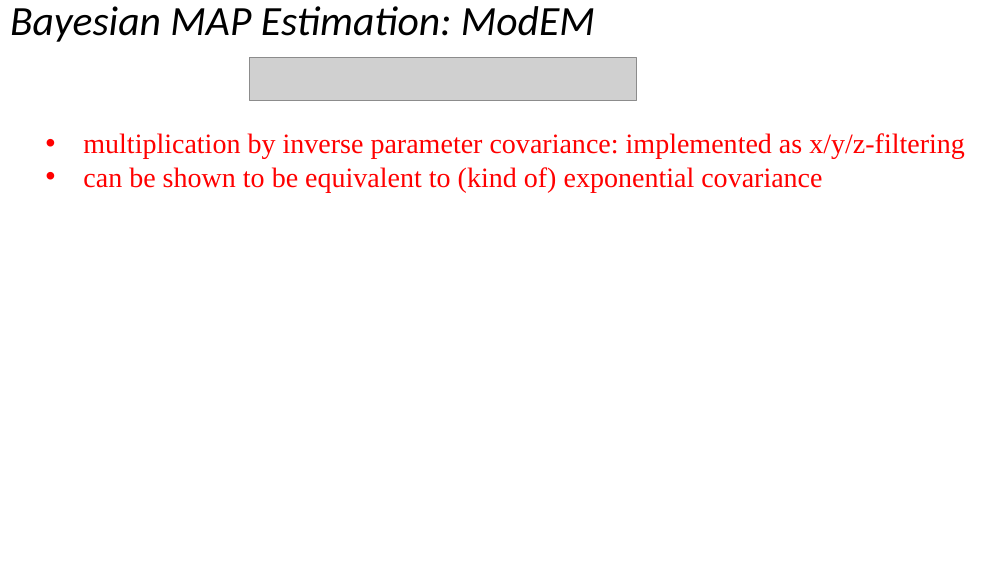
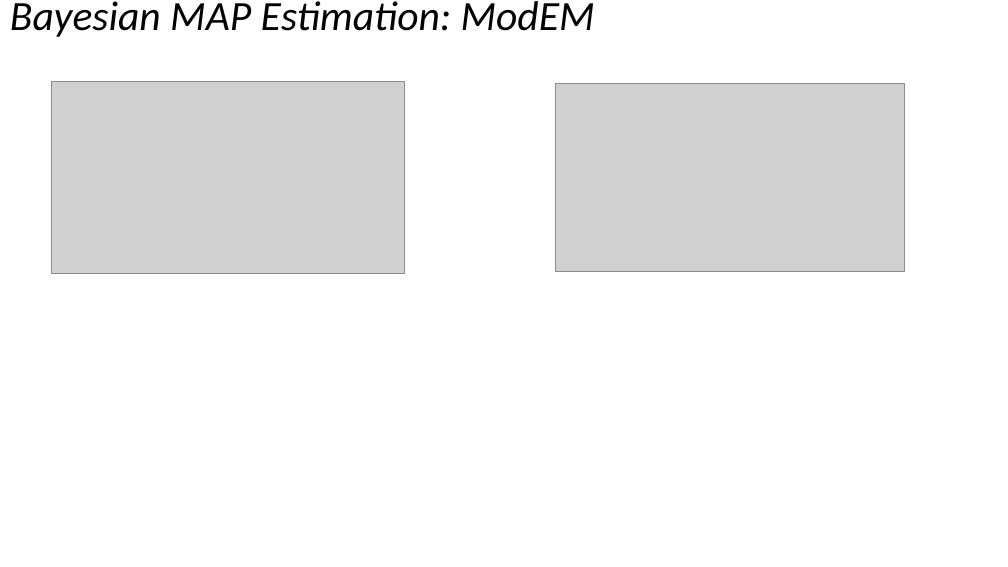
Before and after one commit to volkerrath/JacoPyAn, a slide deck: slide 10 of doc/Rathetal_MT-Jacobians.pptx (slide 6 before the commit). Drawn at 1008x567 pixels with LibreOffice and Linux fonts; fonts in the diff are those of the drawing; grey boxes stand for pictures. Boxes give left, top, right and bottom in pixels: in the first picture for what was removed or moved away, otherwise in the second. Text is boxed around its words. In the diff, an @@ line names an element or a change of style, - is before the commit and + after.

```diff
--- a/doc/Rathetal_MT-Jacobians.pptx
+++ b/doc/Rathetal_MT-Jacobians.pptx
@@ text "Bayesian MAP Estimation: ModEM" at bbox=[10, 1, 595, 37]: line spacing 0.9 to 0.7; vertical alignment middle to top @@
@@ picture removed at bbox=[250, 57, 636, 101] @@
@@ picture added at bbox=[51, 81, 404, 273] @@
@@ picture added at bbox=[555, 84, 904, 271] @@
@@ text removed at bbox=[83, 133, 965, 192] @@
-• multiplication by inverse parameter covariance: implemented as x/y/z-filtering
-• can be shown to be equivalent to (kind of) exponential covariance
```
Also in this commit, not shown: 6 other slides changed, 5 slides added, 1 slide removed, 37 other files.
